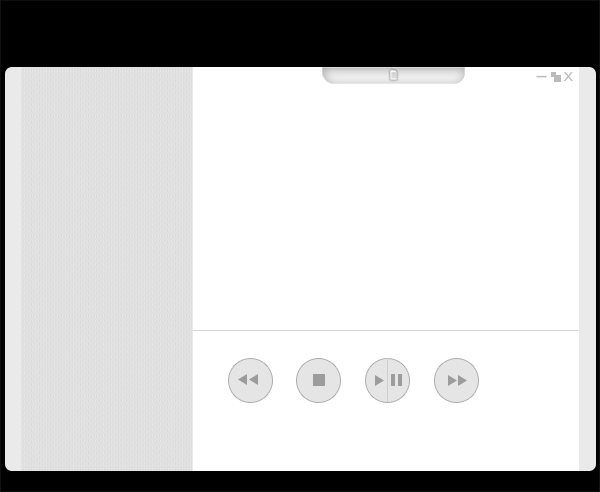
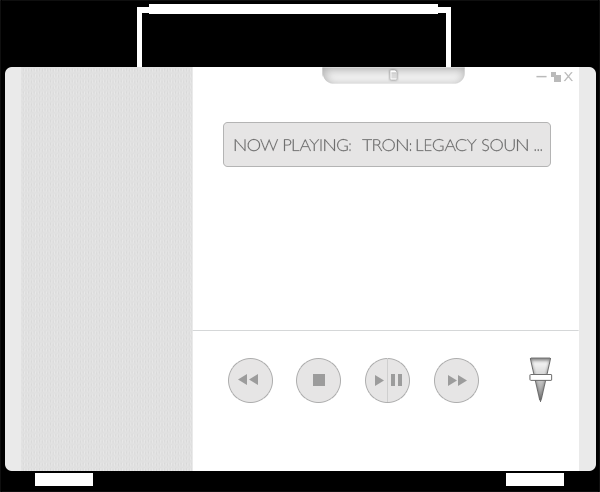
Layers edited between the first and the second (600, 492) image:
showed "Rectangle 10" over bbox(530, 375, 552, 380)
showed "volume triangle" over bbox(530, 358, 550, 401)
showed group "NOW-PLAYING SCREEN" (2 layers) over bbox(224, 123, 550, 166)
showed group "Handle" (5 layers) over bbox(137, 4, 451, 67)
showed group "Feet" (2 layers) over bbox(35, 473, 564, 486)
